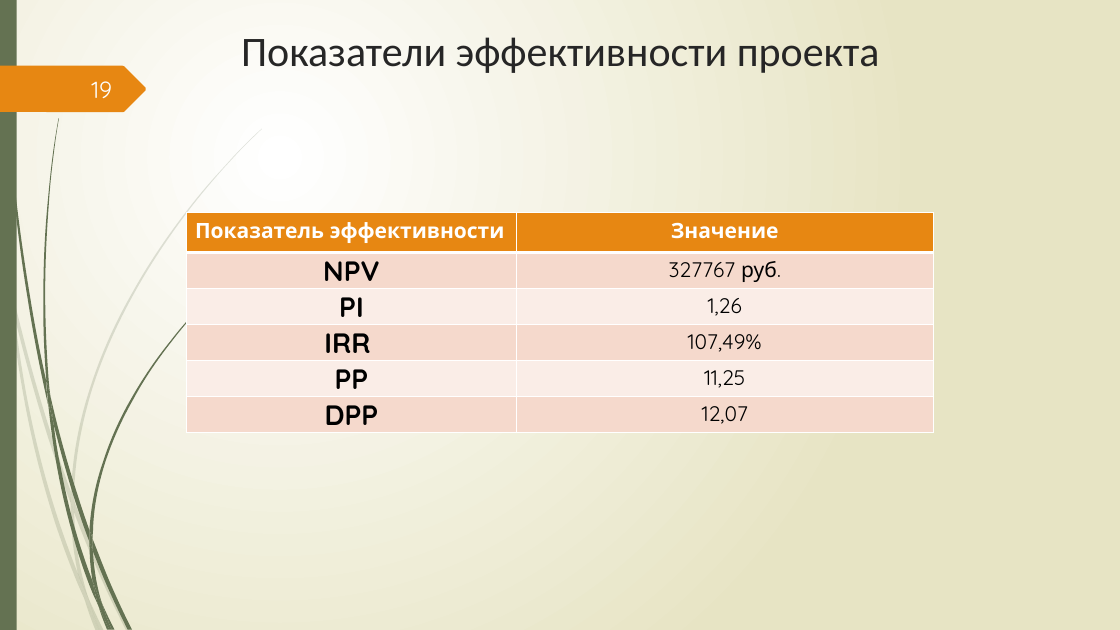
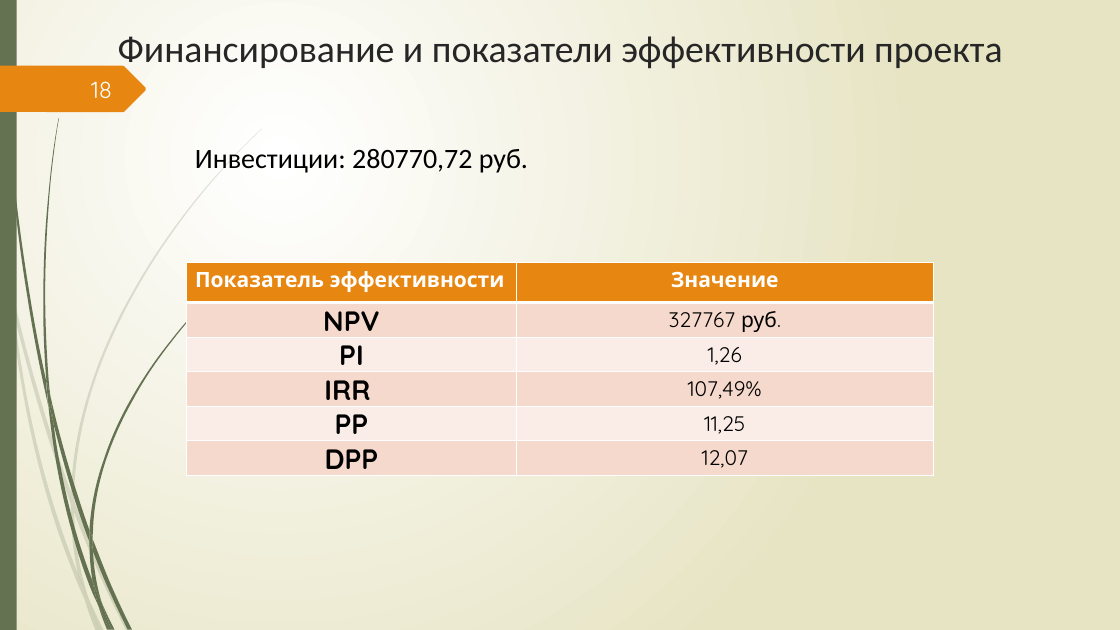
Before and after one commit to Csar9000/Quality-of-life-assessment-system, a slide deck: slide 18 of Документы/Презентация ВКР.pptx (slide 19 before the commit). Drawn at 1120x630 pixels with LibreOffice and Linux fonts; fonts in the diff are those of the drawing. Boxes give left, top, right and bottom in pixels: in the first picture for what was removed or moved away, otherwise in the second. Text is boxed around its words. In the diff, an @@ line names an element or a change of style, - is before the commit and + after.

```diff
--- a/Документы/Презентация ВКР.pptx
+++ b/Документы/Презентация ВКР.pptx
@@ title at box(118, 36, 1002, 72): text changed; size 36 to 32.4 pt @@
-Показатели эффективности проекта
+Финансирование и показатели эффективности проекта
@@ page number at box(91, 81, 112, 98): text changed @@
-19
+18
@@ text added at box(195, 149, 528, 173), 24 pt, text #000000 @@
+Инвестиции: 280770,72 руб.
@@ table: place and size @@
-table at box(187, 213, 933, 437)
+table at box(187, 263, 933, 480)
```
Also in this commit, not shown: 5 other slides changed, 2 slides added, 3 slides removed, 1 other file.
